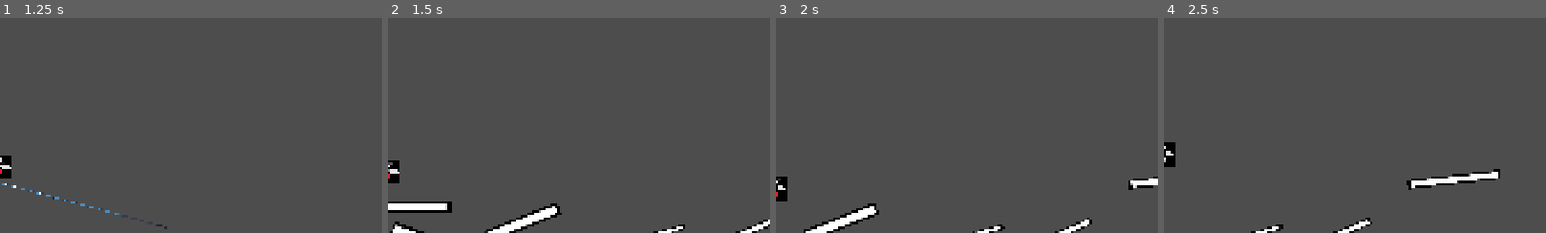
Above: before the commit, frames 1-4 (left to right).
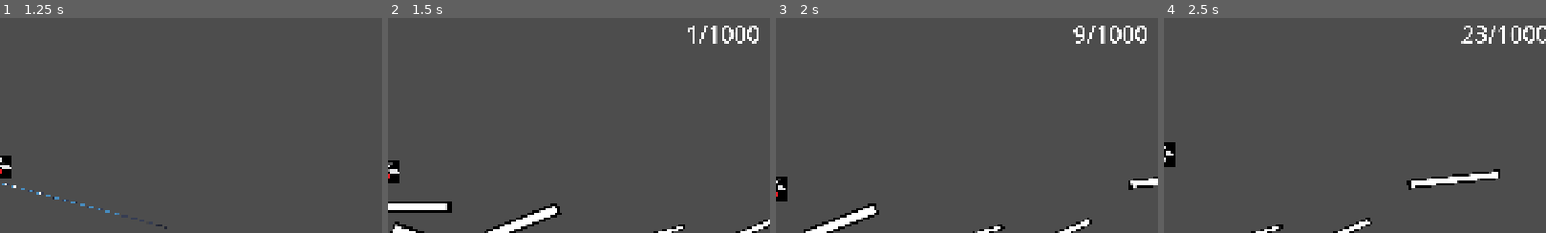
Above: after the commit, the same moments.

Repository: Saniccxx/gmtk-jam
Game: Godot game, scene res://scenes/main_menu/main_menu.tscn
The game is run twice, just before and just after one commit, with the same random seed, the same clock (stepped at 60 frames per second) and the same inputs. The engine's default icon, where the game draws it, is replaced by a stand-in: a white triangle on a blue panel in a dark square.
Inputs (mouse positions are % of the whole screen's width and height, from its top left):
- Up to frame 1 (1.25 s): click "PLAY" at 0.5 s
- Up to frame 2 (1.5 s): tap Enter (accept) at 1.25, 1.35 s; move the mouse to (72, 45) at 1.27 s; hold D (move_right) from 1.28 s (still down); click (72, 45) at 1.42 s
- Up to frame 3 (2 s): keep holding D (move_right); tap Space (jump) at 1.52 s
- Up to frame 4 (2.5 s): keep holding D (move_right); move the mouse to (30, 55) at 2.02 s; tap Enter (accept) at 2.1 s; tap Space (jump) at 2.27 s
The pictures show only the part of the screen within x 50-100%, y 15-65%; the shares and areas given below are measured in that part.

Frame 1 is identical in both runs. In frame 2, 0.6% of the frame differs, in the area x 78-97%, y 3-12%; in frame 3, 0.7%; in frame 4, 0.7%, in the area x 77-100%, y 3-12%.

Commit message:
temp wincon and winscreen

Diff:
--- /dev/null
+++ b/scenes/parkour/distance_label.gd
@@ -0,0 +1,8 @@
+extends Label
+
+@onready var player = $"../../Player"
+
+func _process(_delta: float) -> void:
+	if player:
+		var distance = int(player.global_position.x)
+		text = str(distance/100) + "/1000"
--- a/scenes/parkour/parkour_display.gd
+++ b/scenes/parkour/parkour_display.gd
@@ -16,6 +16,9 @@
 var rotate_range = PI/6
 var threshold_range = 10000.0
 
+
+const WIN_DISTANCE = 100000.0
+
 # Called when the node enters the scene tree for the first time.
 func _ready() -> void:
 	# ground
@@ -32,6 +35,10 @@
 		generate_platforms(gen_threshold)
 
 	cleanup_platforms()
+
+	if player.global_position.x >= WIN_DISTANCE:
+		get_tree().change_scene_to_file.call_deferred("res://scenes/parkour/winner_display.tscn")
+
 
 func generate_platforms(target_x: float) -> void:
 	while current_gen_x < target_x:
--- a/scenes/parkour/parkour_display.tscn
+++ b/scenes/parkour/parkour_display.tscn
@@ -3,6 +3,7 @@
 [ext_resource type="Script" uid="uid://cg5gy6dcs0ho5" path="res://scenes/parkour/parkour_display.gd" id="1_rqnsb"]
 [ext_resource type="PackedScene" uid="uid://hbvb4mnln3cw" path="res://scenes/parkour/Parkour_player.tscn" id="2_tyibk"]
 [ext_resource type="Script" uid="uid://dkdnn1q5mxmgj" path="res://label.gd" id="3_tyibk"]
+[ext_resource type="Script" uid="uid://yju1ktvxmm7l" path="res://scenes/parkour/distance_label.gd" id="4_1yfpb"]
 
 [sub_resource type="FontFile" id="FontFile_4mxc0"]
 subpixel_positioning = 0
@@ -41,6 +42,9 @@
 [sub_resource type="LabelSettings" id="LabelSettings_x3moo"]
 font_size = 200
 
+[sub_resource type="LabelSettings" id="LabelSettings_1yfpb"]
+font_size = 288
+
 [sub_resource type="Gradient" id="Gradient_r1pss"]
 colors = PackedColorArray(0.8980392, 0.3254902, 0.13333334, 1, 0.75066704, 2.3102762e-06, 8.663535e-07, 1)
 metadata/_snap_count = 2
@@ -71,6 +75,14 @@
 visible_characters = 13
 script = ExtResource("3_tyibk")
 
+[node name="distance_label" type="Label" parent="Camera2D" unique_id=1172696997]
+offset_left = 3737.0
+offset_top = -1871.0
+offset_right = 4195.0
+offset_bottom = -1417.0
+label_settings = SubResource("LabelSettings_1yfpb")
+script = ExtResource("4_1yfpb")
+
 [node name="Lava" type="Area2D" parent="Camera2D" unique_id=1128987468]
 position = Vector2(0, 2600)
 scale = Vector2(150, 25)
--- /dev/null
+++ b/scenes/parkour/winner_display.tscn
@@ -0,0 +1,13 @@
+[gd_scene format=3 uid="uid://cc6xltfbf3qoj"]
+
+[sub_resource type="LabelSettings" id="LabelSettings_ndusb"]
+font_size = 600
+font_color = Color(0, 1, 0, 1)
+
+[node name="DeathDisplay" type="Node2D" unique_id=542092148]
+
+[node name="Label" type="Label" parent="." unique_id=1907093]
+offset_right = 40.0
+offset_bottom = 23.0
+text = "U  WON"
+label_settings = SubResource("LabelSettings_ndusb")
Not shown, added: scenes/parkour/distance_label.gd.uid
